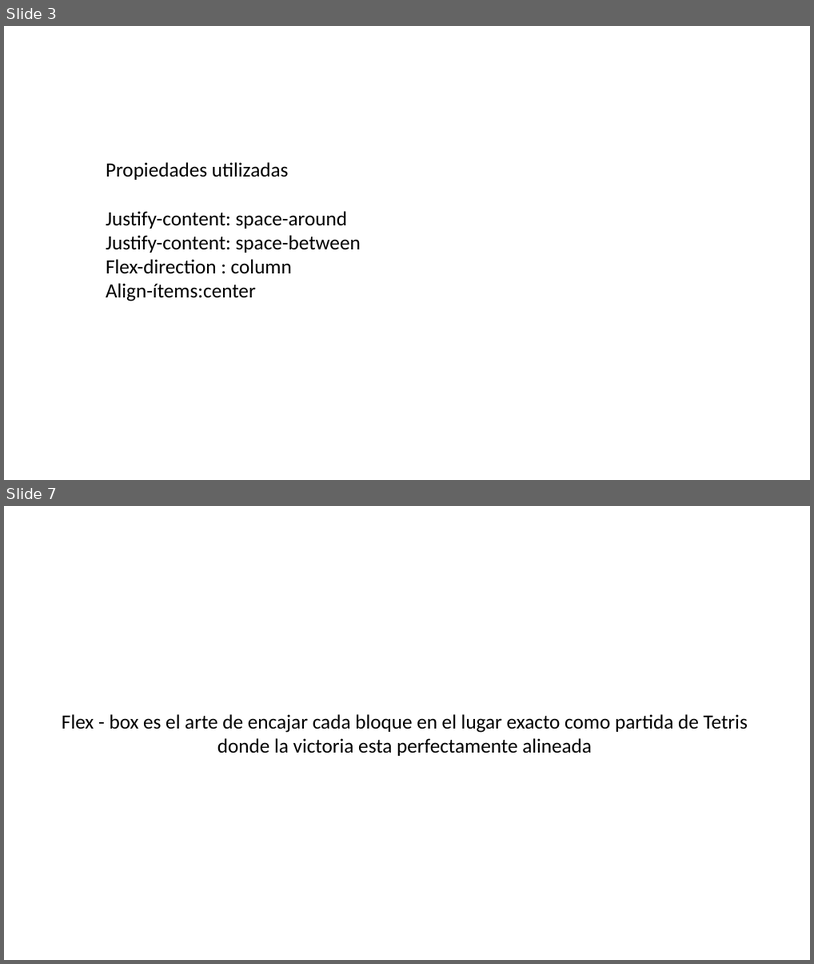
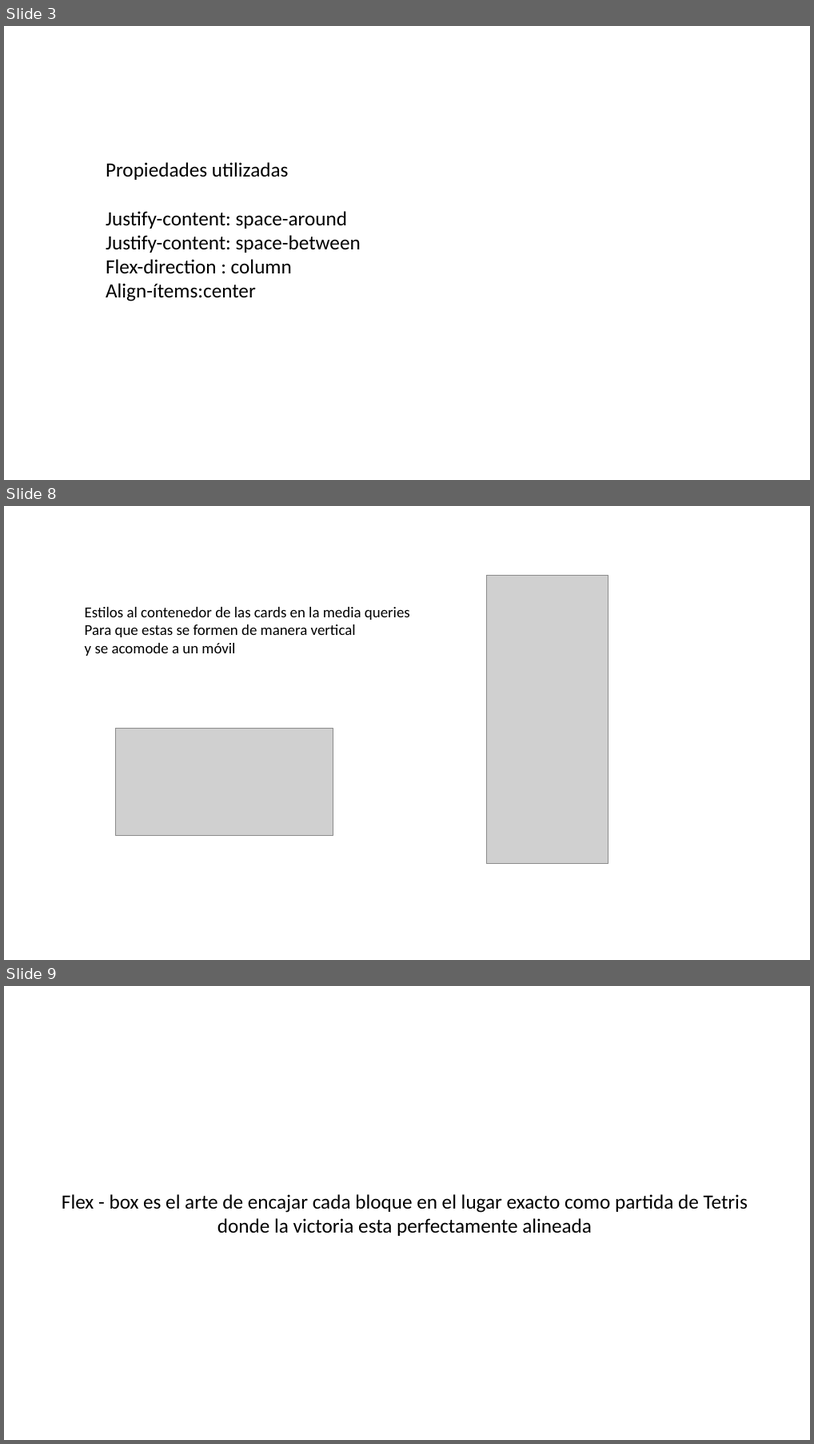
Before and after one commit to jogard24/modificarflexbox, a slide deck: flexbox.pptx. Shown one above the other, each under a label of ours: slides 3 and 7 before the commit, slides 3, 8 and 9 after it; the slides between them are not shown. The pictures are 814x964 and 814x1444 pixels, drawn with LibreOffice and Linux fonts; fonts in the diff are those of the drawing; grey boxes stand for pictures; background and template pictures are left out. Boxes give left, top, right and bottom in pixels: in the first picture for what was removed or moved away, otherwise in the second. Text is boxed around its words. In the diff, an @@ line names an element or a change of style, - is before the commit and + after.

```diff
--- a/flexbox.pptx
+++ b/flexbox.pptx
@@ slide 8 added at bbox=[4, 506, 810, 960], background picture (left out) @@
@@ picture added at bbox=[486, 575, 608, 863] @@
@@ text added at bbox=[85, 607, 410, 656], 18 pt, text #000000 @@
+Estilos al contenedor de las cards en la media queries
+Para que estas se formen de manera vertical
+y se acomode a un móvil
@@ picture added at bbox=[116, 728, 333, 835] @@
@@ what was slide 7 is now slide 9 @@
```
Also in this commit, not shown: 3 slides changed, 1 other slide added.
